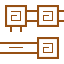
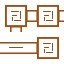
Before/after of a (64, 64) layered artwork. What changed in the layer stack:
painted on "Rectangle 1 copy 2" over [38,38,58,58]
painted on "Rectangle 1 copy" over [38,6,58,26]
renamed "Shape 14" to "Rectangle 5", painted on it over [59,11,64,21]
renamed "Shape 12" to "Rectangle 4", painted on it over [27,11,37,21]
added layer "Rectangle 3" above "Rectangle 1" over [11,27,21,32]
painted on "Rectangle 1" over [6,6,26,26]
renamed "Shape 7" to "Rectangle 2", painted on it over [0,43,37,53]
removed layer "Shape 8" over [0,52,37,53]
